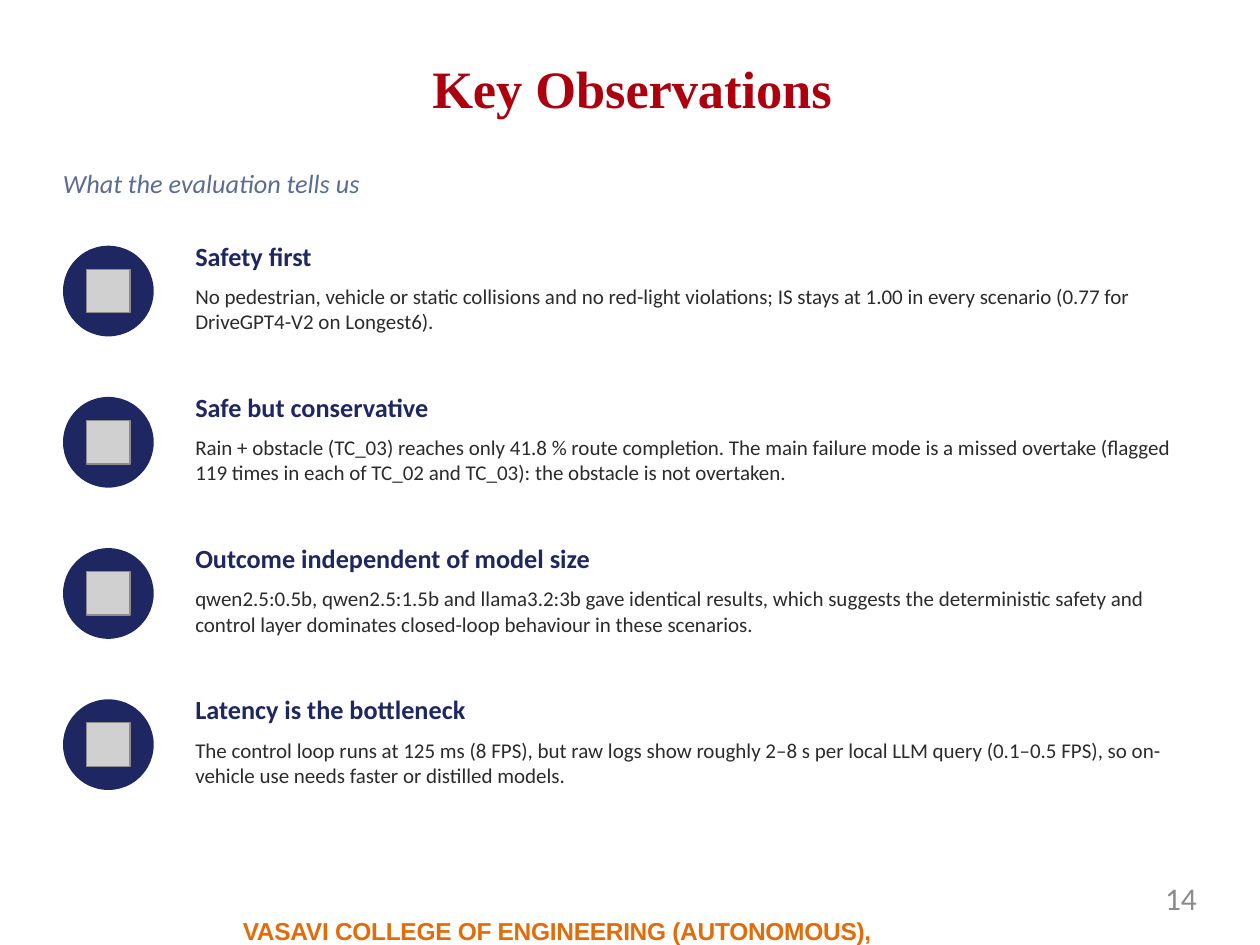
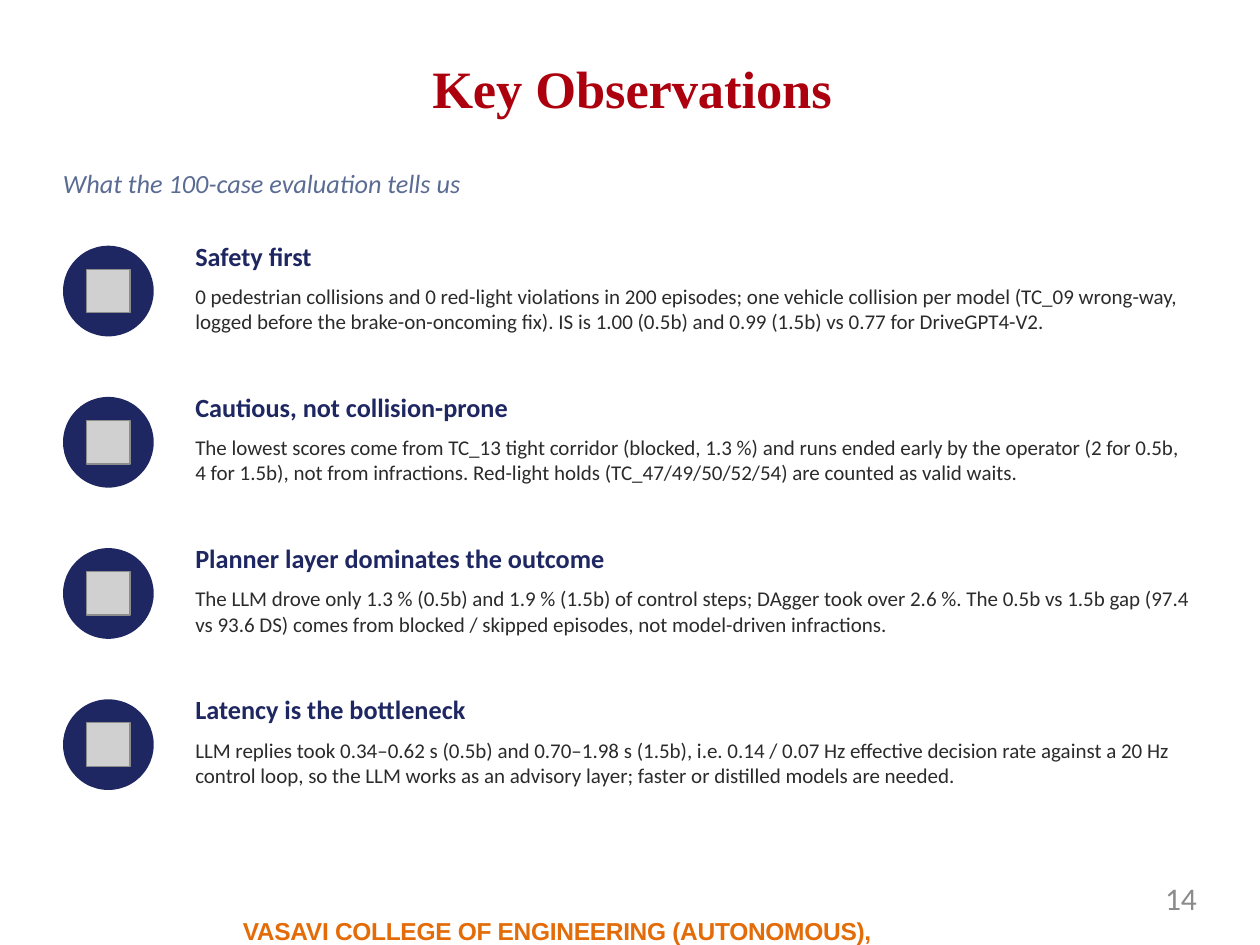
Before and after one commit to vivek08248/Autonomous-Driving-Sensor-Fusion-LLM-Carla, a slide deck: slide 14 of docs/presentation/Project_Seminar_Vivek_Chakali.pptx. Drawn at 1260x945 pixels with LibreOffice and Linux fonts; fonts in the diff are those of the drawing; grey boxes stand for pictures; background and template pictures are left out. Boxes give left, top, right and bottom in pixels: in the first picture for what was removed or moved away, otherwise in the second. Text is boxed around its words. In the diff, an @@ line names an element or a change of style, - is before the commit and + after.

```diff
--- a/docs/presentation/Project_Seminar_Vivek_Chakali.pptx
+++ b/docs/presentation/Project_Seminar_Vivek_Chakali.pptx
@@ text at (63, 175, 461, 193): text changed @@
-What the evaluation tells us
+What the 100-case evaluation tells us
@@ text at (195, 289, 1177, 333): text changed @@
-No pedestrian, vehicle or static collisions and no red-light violations; IS stays at 1.00 in every scenario (0.77 for DriveGPT4-V2 on Longest6).
+0 pedestrian collisions and 0 red-light violations in 200 episodes; one vehicle collision per model (TC_09 wrong-way, logged before the brake-on-oncoming fix). IS is 1.00 (0.5b) and 0.99 (1.5b) vs 0.77 for DriveGPT4-V2.
@@ text at (195, 398, 508, 421): text changed @@
-Safe but conservative
+Cautious, not collision-prone
@@ text at (195, 440, 1178, 484): text changed @@
-Rain + obstacle (TC_03) reaches only 41.8 % route completion. The main failure mode is a missed overtake (flagged 119 times in each of TC_02 and TC_03): the obstacle is not overtaken.
+The lowest scores come from TC_13 tight corridor (blocked, 1.3 %) and runs ended early by the operator (2 for 0.5b, 4 for 1.5b), not from infractions. Red-light holds (TC_47/49/50/52/54) are counted as valid waits.
@@ text at (195, 549, 604, 572): text changed @@
-Outcome independent of model size
+Planner layer dominates the outcome
@@ text at (195, 591, 1189, 636): text changed @@
-qwen2.5:0.5b, qwen2.5:1.5b and llama3.2:3b gave identical results, which suggests the deterministic safety and control layer dominates closed-loop behaviour in these scenarios.
+The LLM drove only 1.3 % (0.5b) and 1.9 % (1.5b) of control steps; DAgger took over 2.6 %. The 0.5b vs 1.5b gap (97.4 vs 93.6 DS) comes from blocked / skipped episodes, not model-driven infractions.
@@ text at (195, 743, 1168, 787): text changed @@
-The control loop runs at 125 ms (8 FPS), but raw logs show roughly 2–8 s per local LLM query (0.1–0.5 FPS), so on-vehicle use needs faster or distilled models.
+LLM replies took 0.34–0.62 s (0.5b) and 0.70–1.98 s (1.5b), i.e. 0.14 / 0.07 Hz effective decision rate against a 20 Hz control loop, so the LLM works as an advisory layer; faster or distilled models are needed.
```
Also in this commit, not shown: 3 other slides changed.
